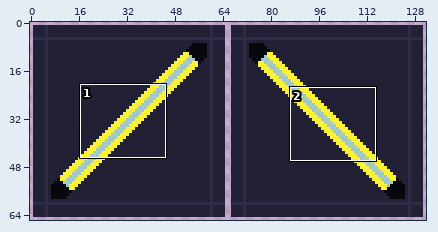
File history of a sprite sheet, src/main/resources/images/splitter.png. The first picture is a wide view before the edit; the outline marks the close-up.
Close-up. The starting point:
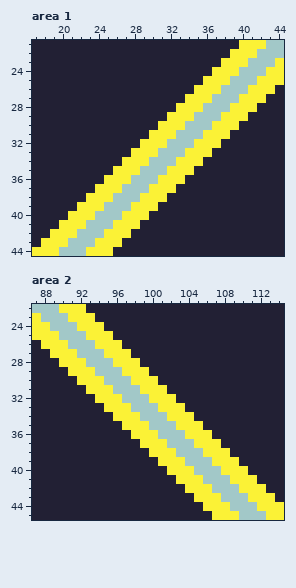
The file is 132x66 pixels. Shown: area 1: x 17..44, y 21..44; area 2: x 87..114, y 22..45.
After the commit:
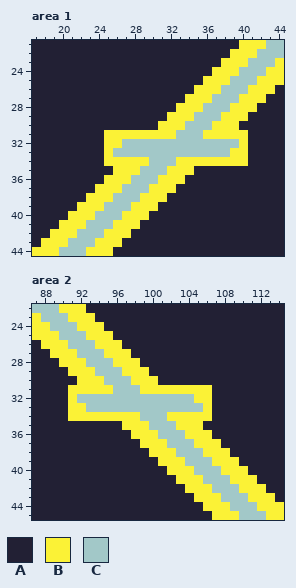
Palette (. is transparent): A #222034  B #fbf236  C #a2c8c8
Changes in this commit:
Area 1:
y 31: x 25..29 AAAAA -> BBBBB; x 39..40 AA -> BB
y 32: x 25..31 AAAABBB -> BBCCCCC; x 35..40 BBBAAA -> CCCCCB
y 33: x 25..30 AAABBB -> BCCCCC; x 34..40 BBBAAAA -> CCCCCBB
y 34: x 25..26 AA -> BB; x 36..40 AAAAA -> BBBBB
Area 2:
y 31: x 91..92 AA -> BB; x 102..106 AAAAA -> BBBBB
y 32: x 91..96 AAABBB -> BCCCCC; x 100..106 BBBAAAA -> CCCCCBB
y 33: x 91..97 AAAABBB -> BBCCCCC; x 101..106 BBBAAA -> CCCCCB
y 34: x 91..95 AAAAA -> BBBBB; x 105..106 AA -> BB
Changed places in both close-ups, as pixel boxes (x1, y1, x2, y2):
changed: (104, 130, 248, 166)
changed: (68, 385, 212, 421)
